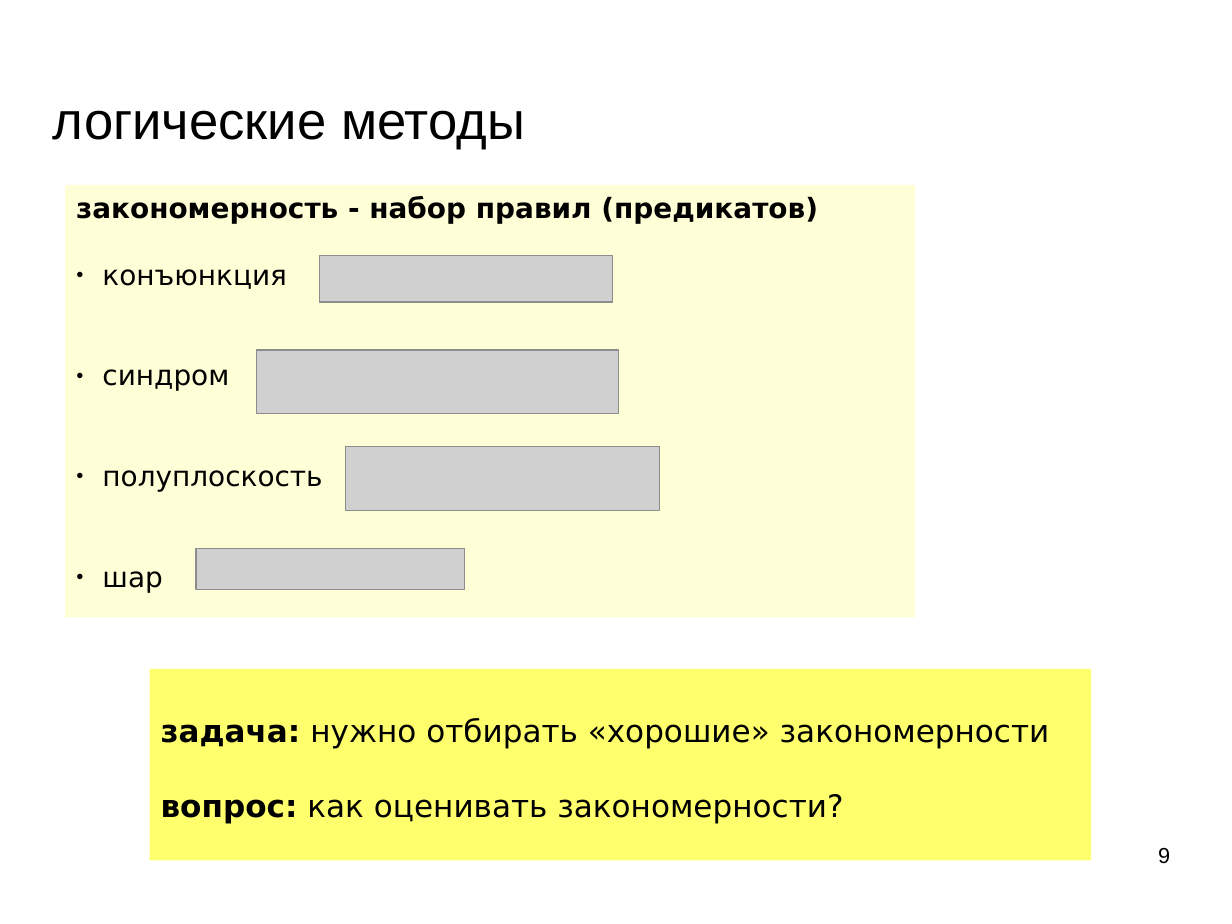
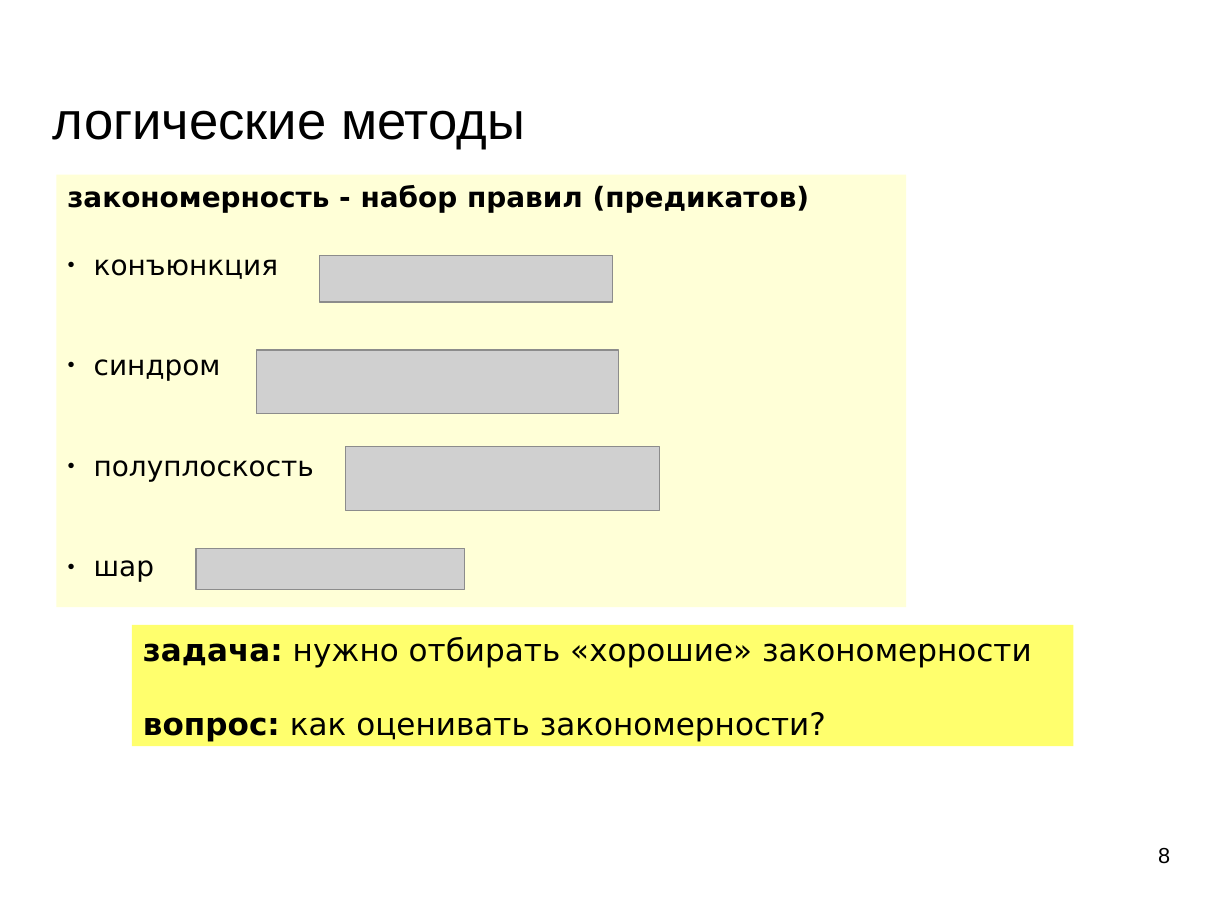
Before and after one commit to mechanoid5/ml_lectorium_2024_I, a slide deck: slide 8 of 11-logical.odp (slide 9 before the commit). Drawn at 1232x924 pixels with LibreOffice and Linux fonts; fonts in the diff are those of the drawing; grey boxes stand for pictures; background and template pictures are left out. Boxes give left, top, right and bottom in pixels: in the first picture for what was removed or moved away, otherwise in the second. Text is boxed around its words. In the diff, an @@ line names an element or a change of style, - is before the commit and + after.

```diff
--- a/11-logical.odp
+++ b/11-logical.odp
@@ rectangle "закономерность - набор правил (предикатов)": place and size @@
-rectangle "закономерность - набор правил (предикатов)" at bbox=[65, 184, 916, 617]
+rectangle "закономерность - набор правил (предикатов)" at bbox=[56, 174, 907, 607]
@@ rectangle "задача: нужно отбирать «хорошие» закономерности": place and size @@
-rectangle "задача: нужно отбирать «хорошие» закономерности" at bbox=[150, 669, 1092, 860]
+rectangle "задача: нужно отбирать «хорошие» закономерности" at bbox=[132, 625, 1074, 747]
@@ page number at bbox=[1158, 848, 1170, 864]: text changed @@
-9
+8
```
Also in this commit, not shown: 11 other slides changed, 1 slide removed, 2 other files.
